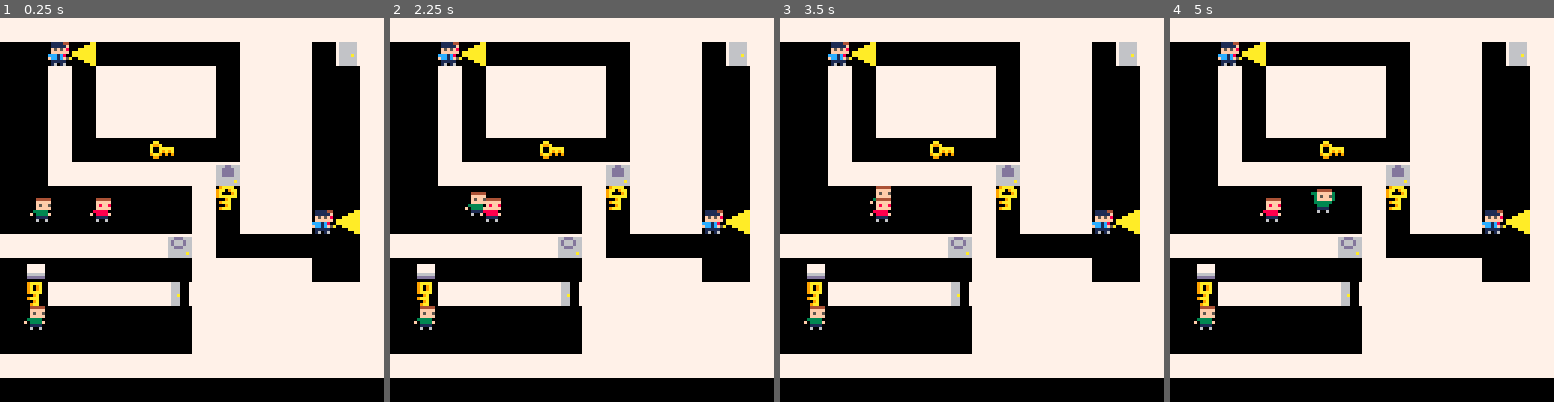
Above: before the commit, frames 1-4 (left to right).
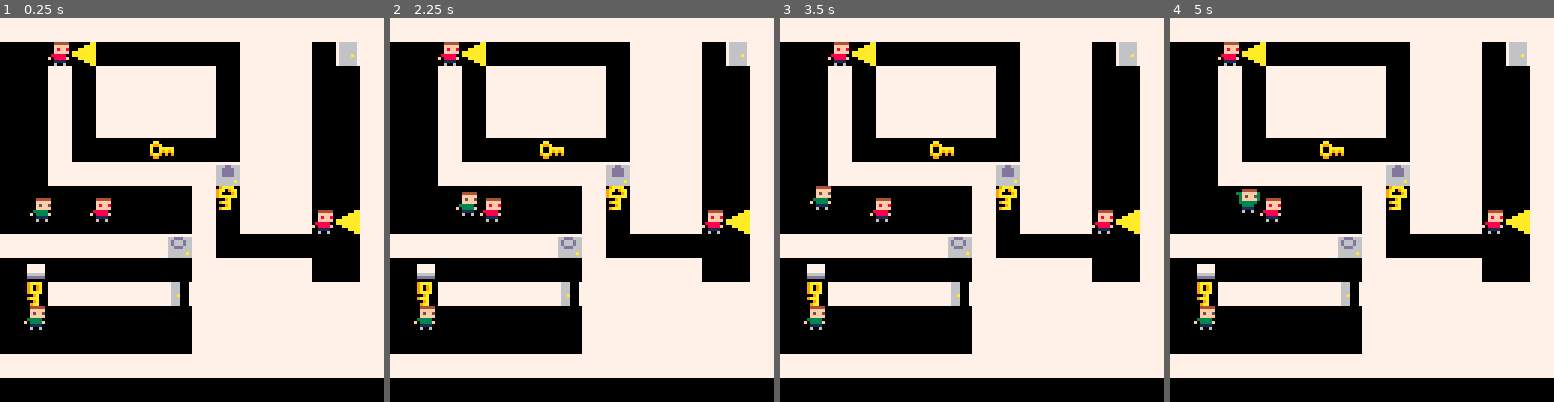
Above: after the commit, the same moments.

Repository: HuskyGameDev/2020f-team7
Game: PICO-8 cartridge shoebox.p8
Two runs of this game, one before a commit and one after it. Both use one fixed random seed, a clock stepped at 60 frames per second and the inputs below.
Inputs:
- Up to frame 1 (0.25 s): no input
- Up to frame 2 (2.25 s): tap X (X key) at 0.33, 1.07, 1.85 s; tap O (Z key) at 0.7, 1.7, 2.1 s; hold Right 1.6-2.1 s; hold Up from 2.15 s (still down)
- Up to frame 3 (3.5 s): release Up at 2.42 s; hold Right 2.47-3.03 s; tap O (Z key) at 2.5, 2.9, 3.3 s; tap X (X key) at 2.97 s; hold Left from 3.08 s (still down)
- Up to frame 4 (5 s): release Left at 3.58 s; hold Down 3.63-3.97 s; tap O (Z key) every 0.4 s from 3.7 to 4.9 s; hold Right 4.02-4.68 s; tap X (X key) at 4.08 s; hold Up from 4.73 s (still down)

The runs differ from the first frame. In frame 1, 0.4% of the frame differs, in the area x 12-88%, y 6-57%; in frame 2, 0.6%; in frame 3, 0.7%; in frame 4, 0.9%.

Commit message:
added entity collision

Diff:
--- a/shoebox.p8
+++ b/shoebox.p8
@@ -22,14 +22,23 @@
 physics.update = function()
  for ent in all(entities) do
   if ent.pos ~= nil and ent.movement ~= nil then
-   local newx, newy = ent.pos.x, ent.pos.y
-   if ent.movement.left then newx -= ent.movement.spd end
-   if ent.movement.right then newx += ent.movement.spd end
-   if ent.movement.up then newy -= ent.movement.spd end
-   if ent.movement.down then newy += ent.movement.spd end
+   local oldx, oldy = ent.pos.x, ent.pos.y
+   if ent.movement.left then ent.pos.x -= ent.movement.spd end
+   if ent.movement.right then ent.pos.x += ent.movement.spd end
+   if ent.movement.up then ent.pos.y -= ent.movement.spd end
+   if ent.movement.down then ent.pos.y += ent.movement.spd end
    --collision with solid map tiles
-   if canmove(ent, newx, ent.pos.y) then ent.pos.x = newx end
-   if canmove(ent, ent.pos.x, newy) then ent.pos.y = newy end
+   if not canmove(ent, ent.pos.x, oldy) then ent.pos.x = oldx end
+   if not canmove(ent, oldx, ent.pos.y) then ent.pos.y = oldy end
+
+   for oth in all(entities) do
+    if oth ~= ent and ent.pos ~= nil then
+     if touching(ent, oth) then
+      ent.pos.x = oldx
+      ent.pos.y = oldy
+     end
+    end
+   end
 
    if ent == player1 then
 	if ent.movement.interact then ent.sprite.id = 2
@@ -72,21 +81,6 @@
  nil,
  nil
 )
-
-gaurd1 = newentity(
- newpos(16,8,8,8),
- newsprite(17),
- nil,
- nil
-)
-
-gaurd2 = newentity(
- newpos(104,64,8,8),
- newsprite(17),
- nil,
- nil
-)
-
 end
 
 function _update()
@@ -175,6 +169,13 @@
 
 -->8
 --collision
+--determines if two entities are touching
+function touching(ent1, ent2)
+ return ent1.pos.x+ent1.pos.w > ent2.pos.x and
+ ent1.pos.x < ent2.pos.x+ent2.pos.w and
+ ent1.pos.y+ent1.pos.h > ent2.pos.y and
+ ent1.pos.y < ent2.pos.y+ent2.pos.h
+end
 --determines if a specific point on the map is solid
 function solid(x, y)
  return fget(mget(x/8, y/8), 1)
@@ -196,14 +197,14 @@
 00700700f03333f000333300f333300000f333f00f333300003333f00003f3000003f300000000000033333000f3333000000000000000000000000000000000
 00000000001111000011110001111000001111000011110000111100000111000001116000000000001111100011111000000000000000000000000000000000
 00000000006006000060060006006000006006000000060000600000000060000060000000000000000600000006060000000000000000000000000000000000
-00444440011110000000000001111000011110000111100000000000011110000111100000000000011110000111100000000000000000000000000000000000
-00fffff0011111000000000001111100011111000111110000000000011111100111111000000000011110000111100000000000000000000000000000000000
-00f8ff800f5f5000000000000f5f50000f5f50000f5f5000000000000ff5f0000ff5f000000000000ffff0000ffff00000000000000000000000000000000000
-00fffff00ffff000000000000ffff0000ffff0000ffff000000000000ffff0000ffff000000000000ffff0000ffff00000000000000000000000000000000000
-08888800ccc1c000000000000cc1cc00ccc1cc00ccc1c000000000000ccc10000ccc1000000000000ccccc00ccccc00000000000000000000000000000000000
-f08888f0fcc1cf5a000000000cc1ca00fcc1ca00fcc1c000000000000cfc1f5a0cfc1f5a000000000ccccf00fcccc00000000000000000000000000000000000
-00111100011110000000000001111000011110000111100000000000011110000111110000000000011110000111100000000000000000000000000000000000
-00600600010010000000000001000000010010000000100000000000001000001000000000000000010000000000100000000000000000000000000000000000
+00444440000000000000000000000000000000000000000000000000000000000000000000000000000000000000000000000000000000000000000000000000
+00fffff0000000000000000000000000000000000000000000000000000000000000000000000000000000000000000000000000000000000000000000000000
+00f8ff80000000000000000000000000000000000000000000000000000000000000000000000000000000000000000000000000000000000000000000000000
+00fffff0000000000000000000000000000000000000000000000000000000000000000000000000000000000000000000000000000000000000000000000000
+08888800000000000000000000000000000000000000000000000000000000000000000000000000000000000000000000000000000000000000000000000000
+f08888f0000000000000000000000000000000000000000000000000000000000000000000000000000000000000000000000000000000000000000000000000
+00111100000000000000000000000000000000000000000000000000000000000000000000000000000000000000000000000000000000000000000000000000
+00600600000000000000000000000000000000000000000000000000000000000000000000000000000000000000000000000000000000000000000000000000
 00000000000000000000000000000000000000000000000000000000000000000000000000000000000000000000000000000000000000000000000000000000
 00000000000000000000000000000000000000000000000000000000000000000000000000000000000000000000000000000000000000000000000000000000
 00000000000000000000000000000000000000000000000000000000000000000000000000000000000000000000000000000000000000000000000000000000
@@ -293,7 +294,7 @@
 11777711117777110677777006777770000000000000000000000000000000000000000000000000000000000000000000000000000000000000000000000000
 01111110011111100000000000000000000000000000000000000000000000000000000000000000000000000000000000000000000000000000000000000000
 __gff__
-0000000000000000000000000000000000000000000000000000000000000000000000000000000000000000000000000000000000000000000000000000000002000002000000000000000000000000020200020200000000000202020202000202000000000000000000000000000002020202000000000000000000000000
+0000000000000000000000000000000000000000000000000000000000000000000000000000000000000000000000000000000000000000000000000000000002000002000000000000000000000000020200020200000000000000000000000202000000000000000000000000000002020202000000000000000000000000
 0000000000000000000000000000000000000000000000000000000000000000000000000000000000000000000000000000000000000000000000000000000000000000000000000000000000000000000000000000000000000000000000000000000000000000000000000000000000000000000000000000000000000000
 __map__
 4343434343434343434343434343434300004343434343434343434343434343434343000000000000000000000000000000000000000000000000000000000000000000000000000000000000000000000000000000000000000000000000000000000000000000000000000000000000000000000000000000000000000000
